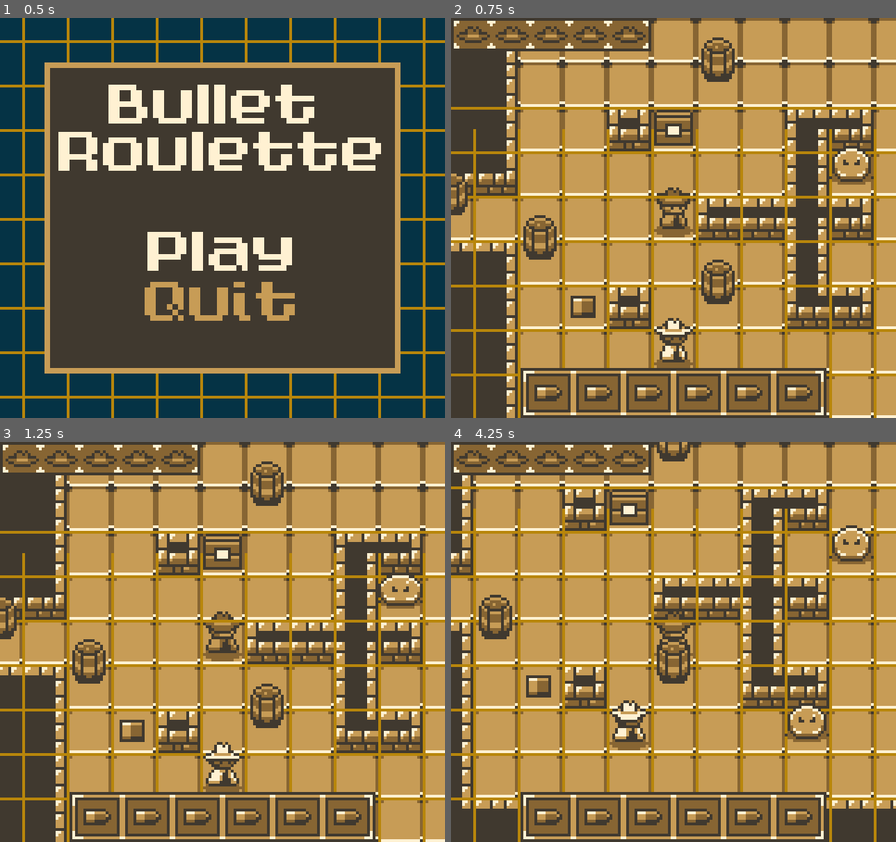
Above: before the commit, frames 1-4 (two rows, left to right).
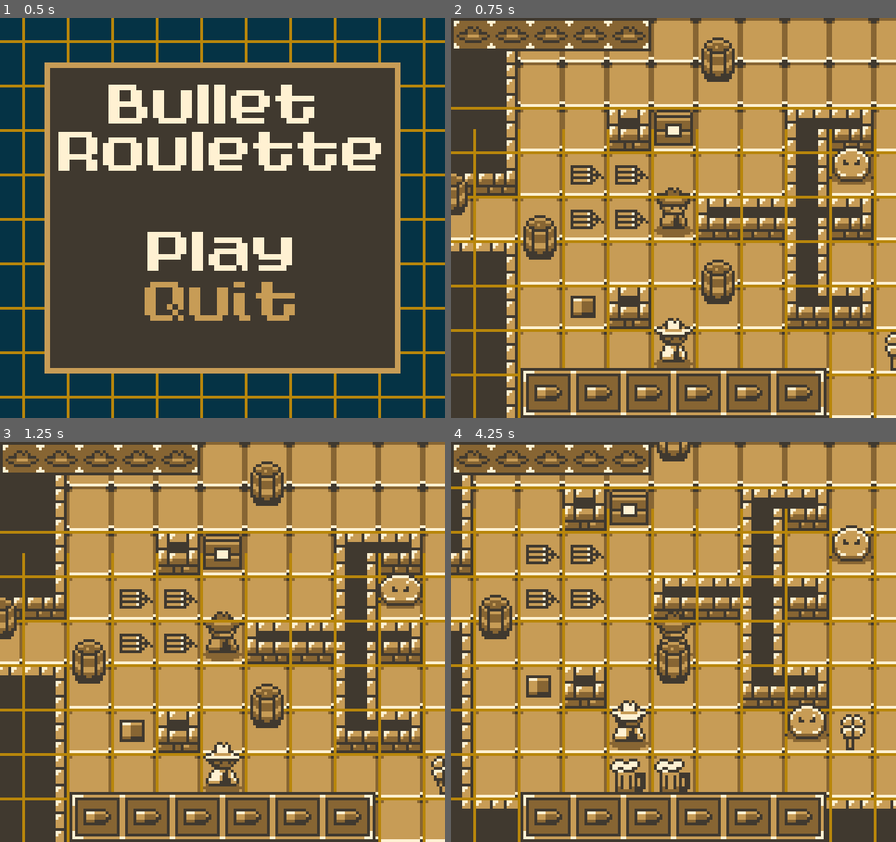
Above: after the commit, the same moments.

Repository: ThGnommy/gb-jam-13
Game: Godot game, scene res://scenes/UI/main_menu.tscn
The game is run twice, just before and just after one commit, with the same random seed, the same clock (stepped at 60 frames per second) and the same inputs.
Inputs:
- Up to frame 1 (0.5 s): no input
- Up to frame 2 (0.75 s): click "Play" at 0.5 s
- Up to frame 3 (1.25 s): no input
- Up to frame 4 (4.25 s): hold Right (right) 1.28-2.03 s; hold Z (fire) 1.28-2.03 s; hold Down (down) 2.03-2.78 s; tap X (move) at 2.1, 3.6 s; hold Right (right) 2.78-3.53 s; hold Z (fire) 2.78-3.53 s; hold W (shootUp) from 3.53 s (still down)

Frame 1 is identical in both runs. In frame 2, 1.0% of the frame differs, in the area x 26-100%, y 36-89%; in frame 3, 1.0%; in frame 4, 1.9%, in the area x 16-94%, y 25-88%.

Commit message:
Fix dependencies

Diff:
--- a/scenes/levels/FabioTest.tscn
+++ b/scenes/levels/FabioTest.tscn
@@ -11,10 +11,10 @@
 [ext_resource type="Texture2D" uid="uid://bkbqm608d7a5f" path="res://assets/sprites/Environment/TileSet.png" id="8_jtsux"]
 [ext_resource type="Script" uid="uid://dwcde8tcd6suj" path="res://scenes/scripts/debug_turn_ui.gd" id="9_55r75"]
 [ext_resource type="PackedScene" uid="uid://d1s0l4yeb3yqe" path="res://scenes/UI/bullet_belt.tscn" id="11_7gwfg"]
-[ext_resource type="PackedScene" path="res://scenes/levels/dynamite-pickup.tscn" id="12_tr5mw"]
-[ext_resource type="PackedScene" uid="uid://t8pwpswdo6ef" path="res://scenes/levels/shotgun-pickup.tscn" id="13_cssd7"]
-[ext_resource type="PackedScene" path="res://scenes/levels/Beer-pickup.tscn" id="14_oumif"]
-[ext_resource type="PackedScene" path="res://scenes/levels/lucky-pickup.tscn" id="15_fsg2e"]
+[ext_resource type="PackedScene" uid="uid://eiaj63fvnny5" path="res://scenes/objects/pickups/dynamite-pickup.tscn" id="12_tr5mw"]
+[ext_resource type="PackedScene" uid="uid://t8pwpswdo6ef" path="res://scenes/objects/pickups/shotgun-pickup.tscn" id="13_cssd7"]
+[ext_resource type="PackedScene" uid="uid://cq4v1p1n4sxwi" path="res://scenes/objects/pickups/Beer-pickup.tscn" id="14_oumif"]
+[ext_resource type="PackedScene" uid="uid://c7sxae77oiyev" path="res://scenes/objects/pickups/lucky-pickup.tscn" id="15_fsg2e"]
 [ext_resource type="PackedScene" uid="uid://c6echt6whwfxt" path="res://scenes/objects/chest.tscn" id="16_cssd7"]
 [ext_resource type="PackedScene" uid="uid://cf7nmojtvmslc" path="res://scenes/objects/cowboy.tscn" id="17_oumif"]
 
Not shown: 2 places in scenes/levels/FabioTest2.tscn that only renumber resources
